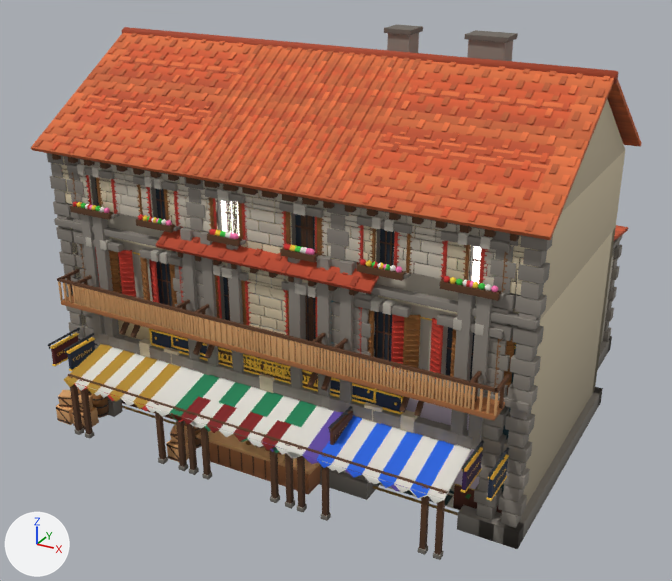
A saved change to the glTF model assets/island/plaza_shops.glb.
Both versions are drawn from a 50 mm camera at (19.1, -35.0, 23.2) aimed at (-0.3, 0.2, 5.6). Lighting does not change. The marker at lower left points along +X, +Y and +Z. The older version comes first. Objects named as collision shapes, trigger or cutter boxes, shadow casters or lower levels of detail are left out. Where no turn or scale is listed for an object, it has been applied to the vertices. Vertices at exactly the same position are counted once.

The first picture shows 'house_e_LOD0', 'ship_store_LOD0', 'shop_clothes_LOD0', 'shop_pets_LOD0'.
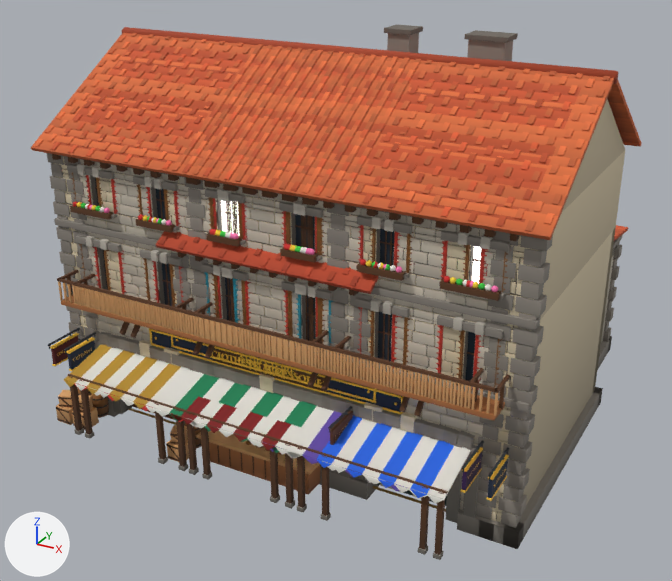
Changed parts and their boxes (x1, y1, x2, y2) in the pictures (672 x 581 px):
part 1 of me_ship_store_lod0, cut back
    before: (80, 214, 521, 449)
    after: (58, 202, 534, 523)
part 2 of me_ship_store_lod0, edited (looks the same)
    both: (31, 33, 641, 528)
part 3 of me_shop_clothes_lod0, reshaped
    before: (92, 216, 506, 444)
    after: (76, 215, 506, 523)

What the commit changed:
me_shop_clothes_lod0 is used by ob_shop_clothes_lod0; location (0.0, 1.88, 8.63).
me_shop_clothes_lod0 had 83514 vertices, 121245 faces and spanned x -10.5..10.5, y -10.7..10.7, z -8.9..8.9.
me_shop_clothes_lod0 now has 87104 vertices, 126669 faces and spans x -10.5..10.5, y -10.7..10.7, z -8.9..8.9.
me_shop_clothes_lod0 part 3: 176 vertices moved within x -9.1..9.3, y -8.2..2.7, z -8.4..1.5; 114 vertices removed from x -9.1..8.8, y -8.2..2.7, z -8.4..1.5; 3464 vertices added at x -10.0..10.0, y -8.2..2.7, z -8.6..1.4.
Other edits to the shape of me_shop_clothes_lod0 do not show in these pictures.
me_ship_store_lod0 is used by ob_ship_store_lod0; location (0.0, -1.03, 8.63).
me_ship_store_lod0 had 60711 vertices, 92508 faces and spanned x -11.6..11.6, y -7.8..7.8, z -8.9..8.9.
me_ship_store_lod0 now has 66385 vertices, 101140 faces and spans x -11.6..11.6, y -7.8..7.8, z -8.9..8.9.
me_ship_store_lod0 part 1: 33 vertices moved within x -9.8..11.0, y -5.0, z -3.5..1.5; 24 vertices removed from x -9.5..9.5, y -5.3..-4.9, z 1.5; 3784 vertices added at x -11.0..11.0, y -5.3..-4.5, z -8.6..1.5.
me_ship_store_lod0 part 2: 15806 kept faces spanning x -11.5..11.5, y -7.2..7.8, z -8.6..8.2 get new vertex colours.
Other edits to the shape of me_ship_store_lod0 do not show in these pictures.
